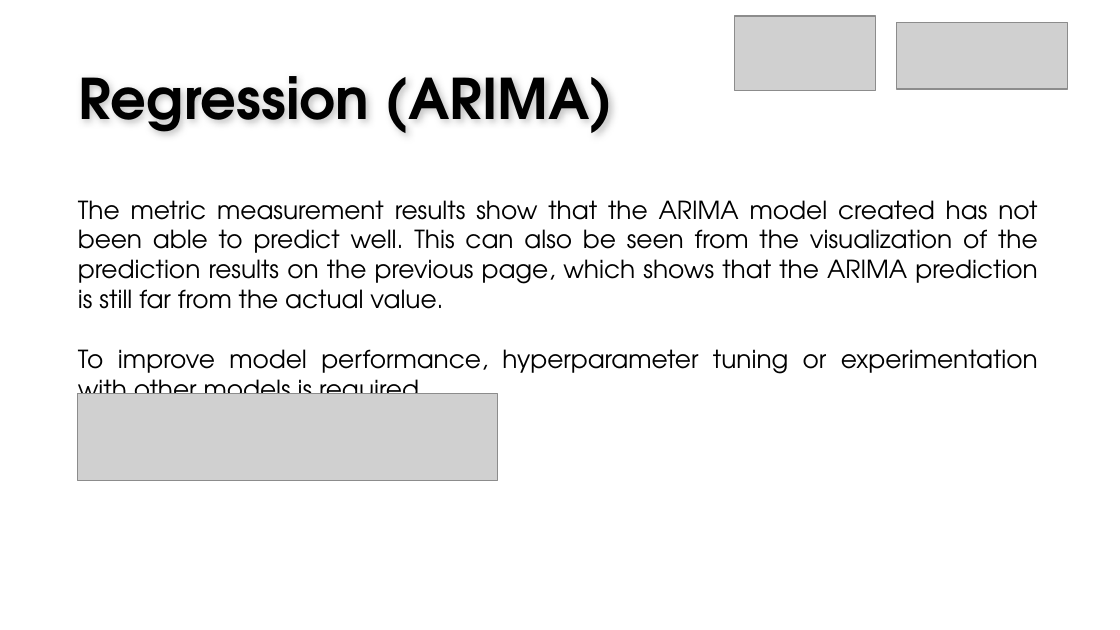
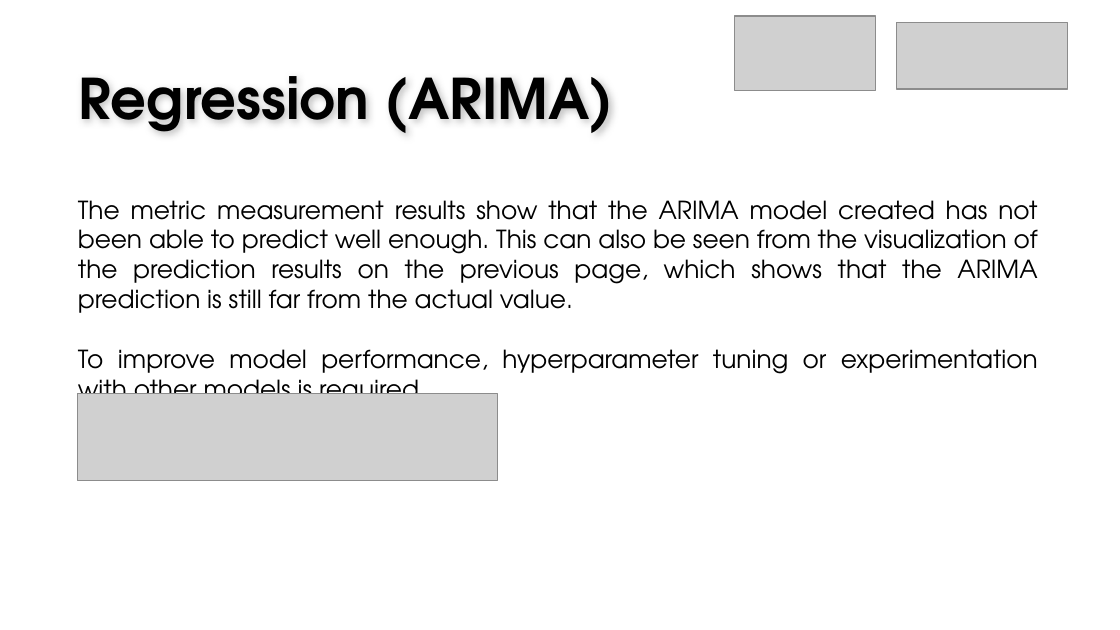
Before and after one commit to gisellehalim/kalbe-ds-vix-rakamin, a slide deck: slide 22 of Result Kalbe Nutritionals x Rakamin Academy.pptx (slide 20 before the commit). Drawn at 1120x630 pixels with LibreOffice and Linux fonts; fonts in the diff are those of the drawing; grey boxes stand for pictures; background and template pictures are left out. Boxes give left, top, right and bottom in pixels: in the first picture for what was removed or moved away, otherwise in the second. Text is boxed around its words. In the diff, an @@ line names an element or a change of style, - is before the commit and + after.

```diff
--- a/Result Kalbe Nutritionals x Rakamin Academy.pptx
+++ b/Result Kalbe Nutritionals x Rakamin Academy.pptx
@@ text at [78,200,1038,313]: text changed @@
-The metric measurement results show that the ARIMA model created has not been able to predict well. This can also be seen from the visualization of the prediction results on the previous page, which shows that the ARIMA prediction is still far from the actual value.
+The metric measurement results show that the ARIMA model created has not been able to predict well enough. This can also be seen from the visualization of the prediction results on the previous page, which shows that the ARIMA prediction is still far from the actual value.
```
Also in this commit, not shown: 3 other slides changed, 2 slides added, 1 other file.
